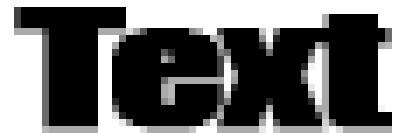
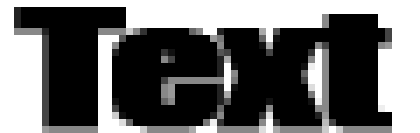
Comparing the layer stacks of the two 420px x 133px images. Changes:
hid "Background" over [14, 7, 392, 133]
